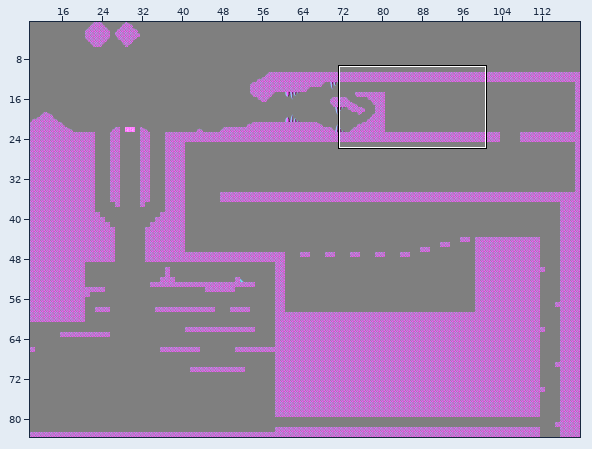
An edit to a level. Tiled map, data/maps/planetonomy.tmx. The first picture is a wide view before the edit; the outline marks the close-up.
Close-up. The starting point:
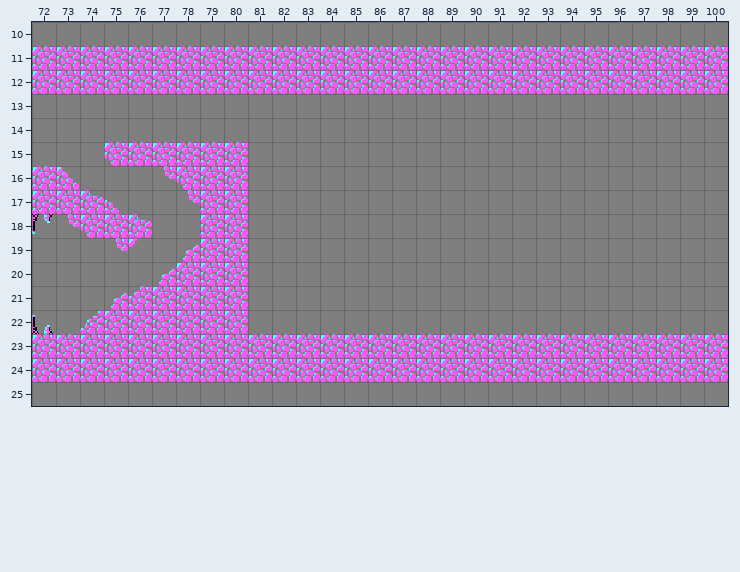
Cells are 16x16 px. Shown: x 72..100, y 10..25. The commit also changed other parts of the map, which this record leaves out.
After:
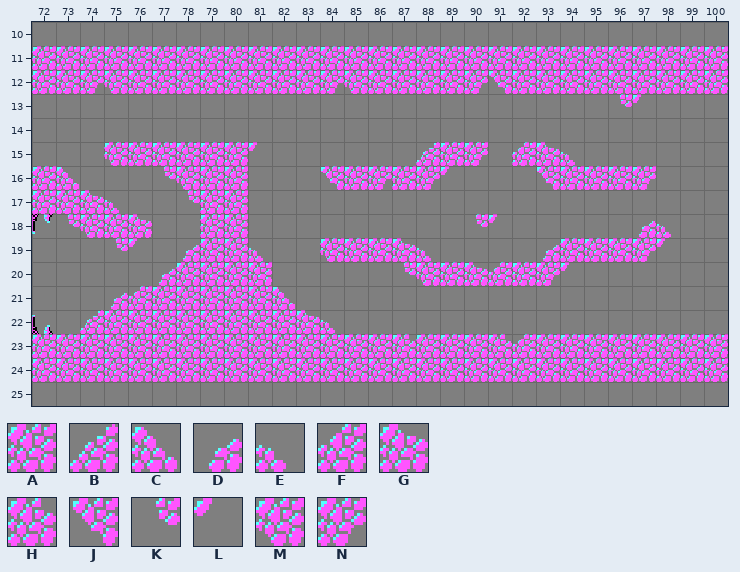
Key: from "Tiles": A 1, B 18, C 19, D 20, E 21, F 22, G 23, H 25, J 34, K 36, L 37, M 38, N 39.
_ is an empty cell.
The exact change:
Layer "Tiles":
y 12: x 74..75 AA -> NM; x 84..85 AA -> NM; x 90..91 AA -> NJ
y 13: x 96..97 __ -> KL
y 15: x 81 _ -> L; x 88..90 ___ -> BAN; x 92..94 ___ -> FGE
y 16: x 84..89 ______ -> JANANL; x 93..97 _____ -> JAAAN
y 18: x 90..91 __ -> KL; x 97..98 __ -> DE
y 19: x 81 _ -> E; x 84..88 _____ -> MAAGE; x 93..98 ______ -> DAAANL
y 20: x 81 _ -> A; x 87..94 ________ -> KMAGFANL
y 21: x 81..82 __ -> AC
y 22: x 81..84 ____ -> AAGE
y 23: x 87 A -> H; x 91..92 AA -> HF
